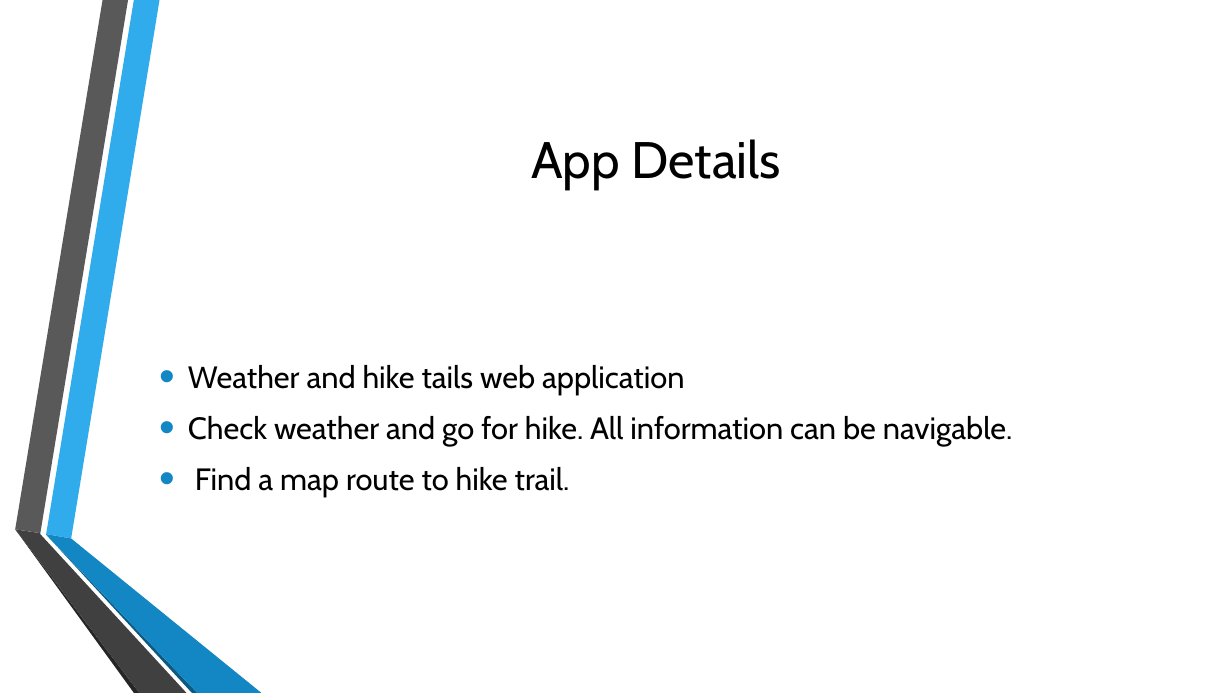
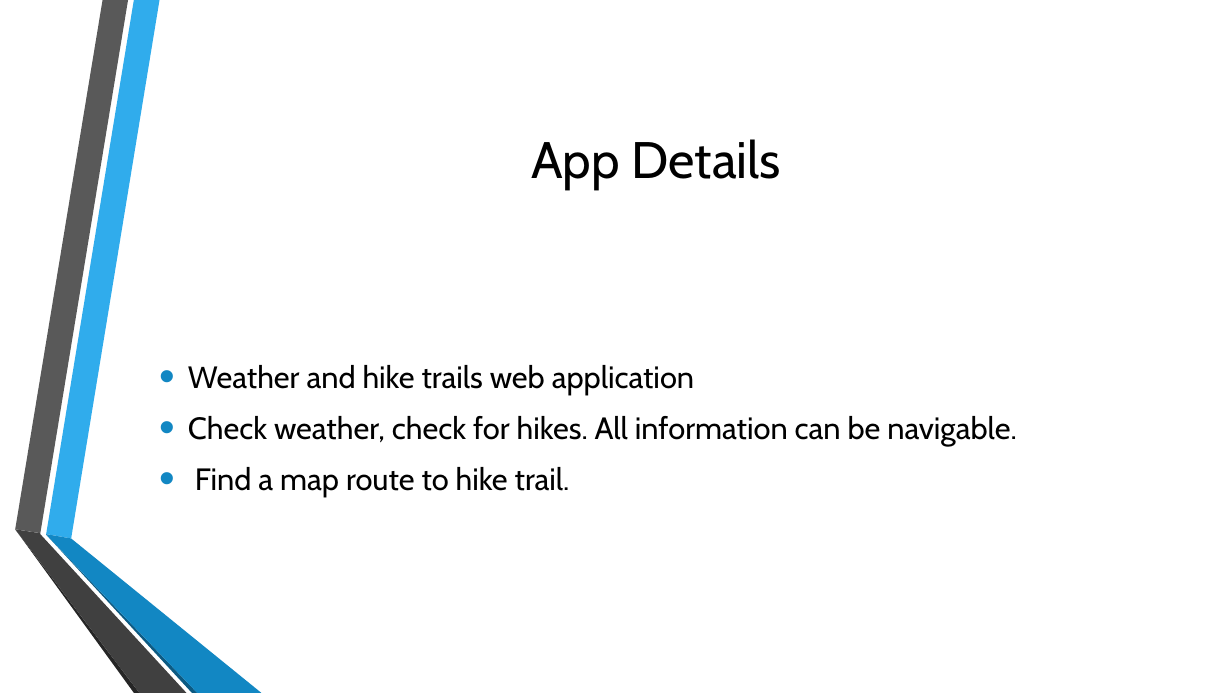
Before and after one commit to HarshaRamayanam/webdev-project, a slide deck: slide 2 of Project proposal.pptx. Drawn at 1232x693 pixels with LibreOffice and Linux fonts; fonts in the diff are those of the drawing; background and template pictures are left out. Boxes give left, top, right and bottom in pixels: in the first picture for what was removed or moved away, otherwise in the second. Text is boxed around its words. In the diff, an @@ line names an element or a change of style, - is before the commit and + after.

```diff
--- a/Project proposal.pptx
+++ b/Project proposal.pptx
@@ text at (188,365,1016,446): text changed @@
-• Weather and hike tails web application
-• Check weather and go for hike. All information can be navigable.
+• Weather and hike trails web application
+• Check weather, check for hikes. All information can be navigable.
```
Also in this commit, not shown: 2 other slides changed, 1 slide added.
